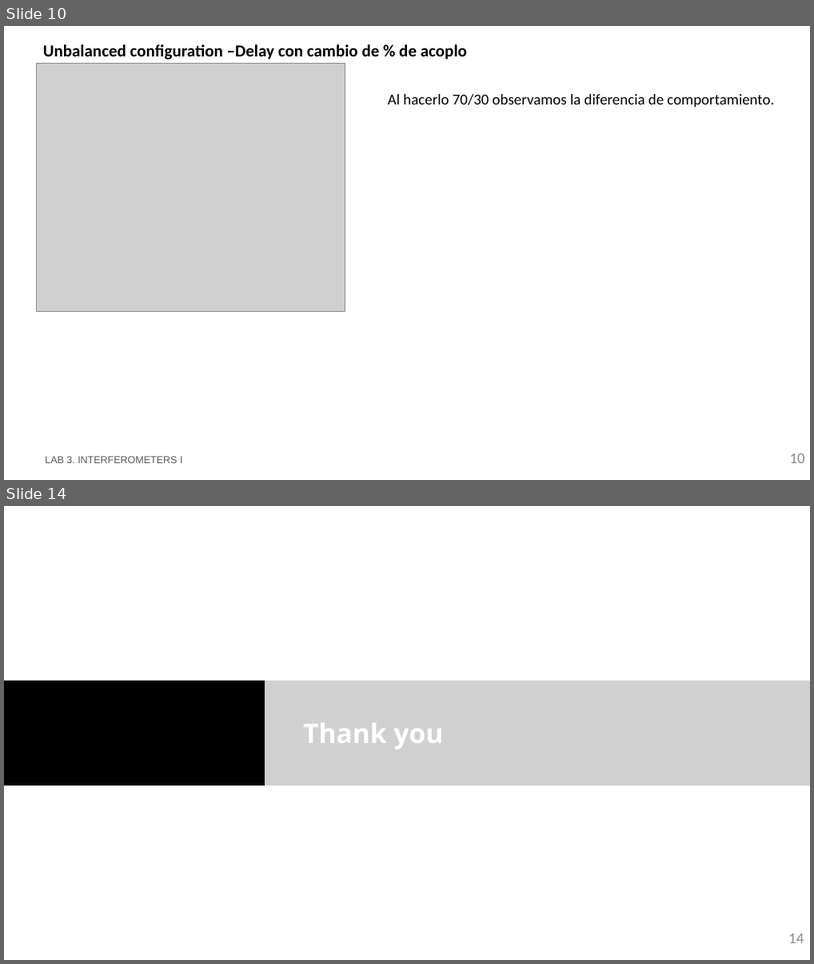
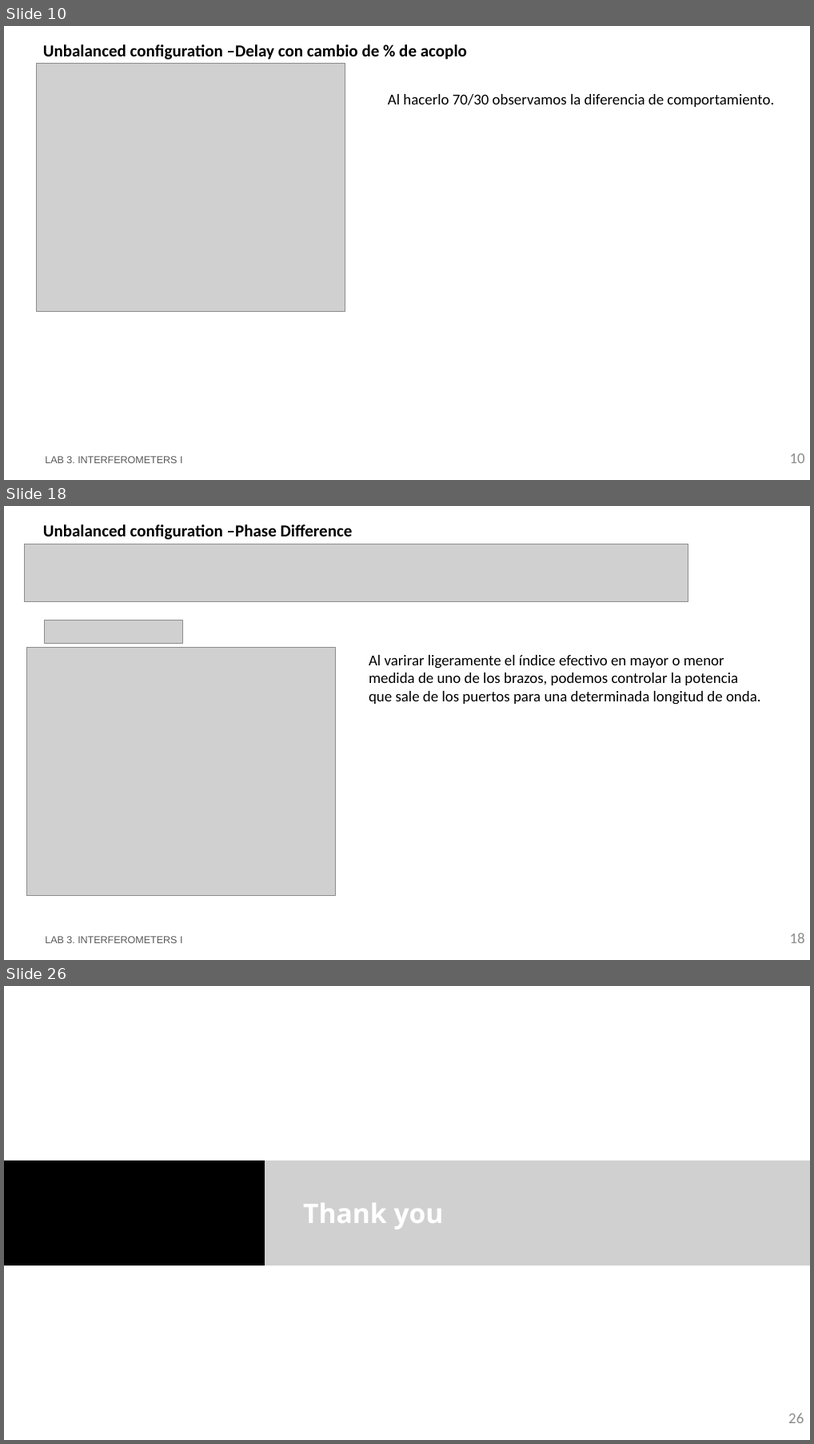
Before and after one commit to RobertoFernandezSevilla/pic-upv-lab3, a slide deck: LabBook_3.pptx. Shown one above the other, each under a label of ours: slides 10 and 14 before the commit, slides 10, 18 and 26 after it; the slides between them are not shown. The pictures are 814x964 and 814x1444 pixels, drawn with LibreOffice and Linux fonts; fonts in the diff are those of the drawing; grey boxes stand for pictures; background and template pictures are left out. Boxes give left, top, right and bottom in pixels: in the first picture for what was removed or moved away, otherwise in the second. Text is boxed around its words. In the diff, an @@ line names an element or a change of style, - is before the commit and + after.

```diff
--- a/LabBook_3.pptx
+++ b/LabBook_3.pptx
@@ slide 18 added at bbox=[4, 506, 810, 960], background #FFFFFF @@
@@ title added at bbox=[43, 524, 353, 540], 20 pt, text #000000, bold @@
+Unbalanced configuration –Phase Difference
@@ picture added at bbox=[24, 544, 689, 601] @@
@@ picture added at bbox=[45, 620, 183, 644] @@
@@ picture added at bbox=[27, 647, 335, 894] @@
@@ text added at bbox=[369, 655, 762, 704], 18 pt, text #000000 @@
+Al varirar ligeramente el índice efectivo en mayor o menor medida de uno de los brazos, podemos controlar la potencia que sale de los puertos para una determinada longitud de onda.
@@ text added at bbox=[45, 936, 182, 943], 12 pt, text #585858 @@
+LAB 3. INTERFEROMETERS I
@@ page number added at bbox=[790, 932, 806, 943], 18 pt, text #8C8C8C @@
+18
@@ what was slide 14 is now slide 26 @@
@@ page number at bbox=[789, 1412, 804, 1423]: text changed @@
-14
+26
```
Also in this commit, not shown: 11 other slides added, 1 other file.
